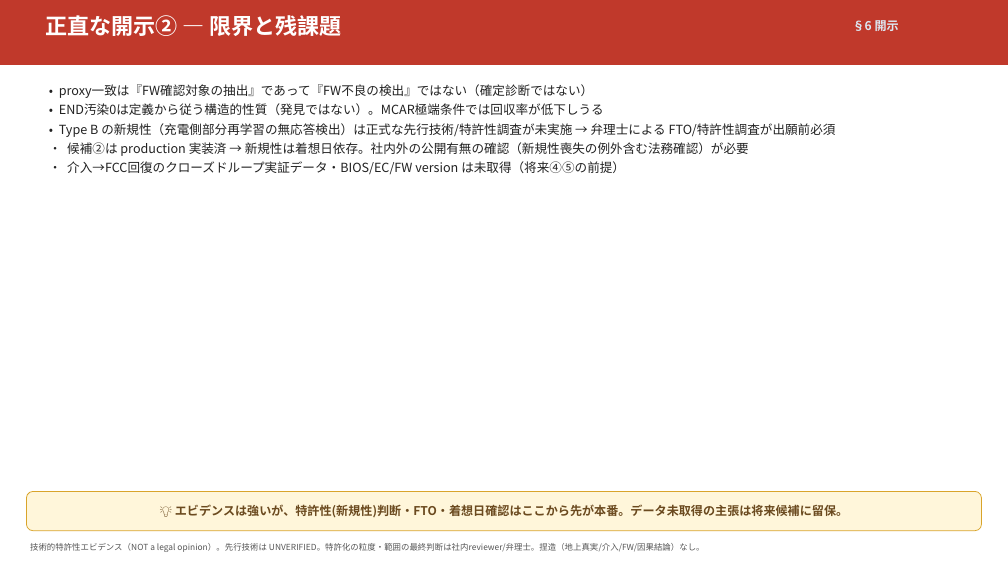
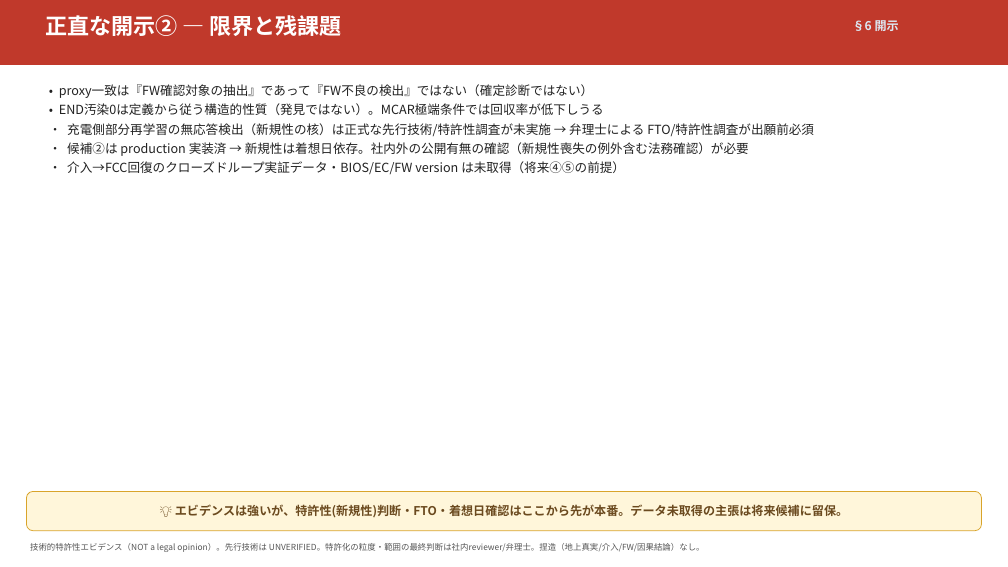
Before and after one commit to naja-hubble/battery-usage-ai, a slide deck: slide 34 of data/reports/fcc_patent_summary_slides_v5_od2.pptx (slide 31 before the commit). Drawn at 1008x567 pixels with LibreOffice and Linux fonts; fonts in the diff are those of the drawing. Boxes give left, top, right and bottom in pixels: in the first picture for what was removed or moved away, otherwise in the second. Text is boxed around its words. In the diff, an @@ line names an element or a change of style, - is before the commit and + after.

```diff
--- a/data/reports/fcc_patent_summary_slides_v5_od2.pptx
+++ b/data/reports/fcc_patent_summary_slides_v5_od2.pptx
@@ text at [67, 123, 814, 136]: text changed @@
-• Type B の新規性（充電側部分再学習の無応答検出）は正式な先行技術/特許性調査が未実施 → 弁理士による FTO/特許性調査が出願前必須
+• 充電側部分再学習の無応答検出（新規性の核）は正式な先行技術/特許性調査が未実施 → 弁理士による FTO/特許性調査が出願前必須
```
Also in this commit, not shown: 26 other slides changed, 6 slides added, 12 other files.
